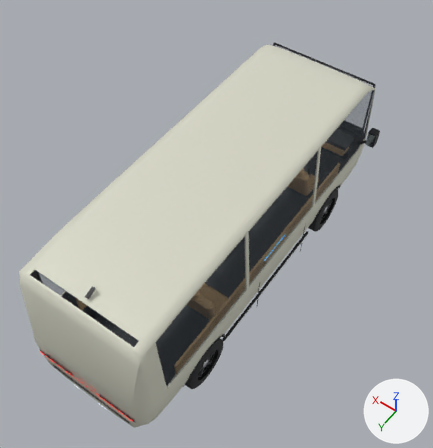
Two versions of the glTF model public/models/cars/training-midibus.glb, one commit apart.
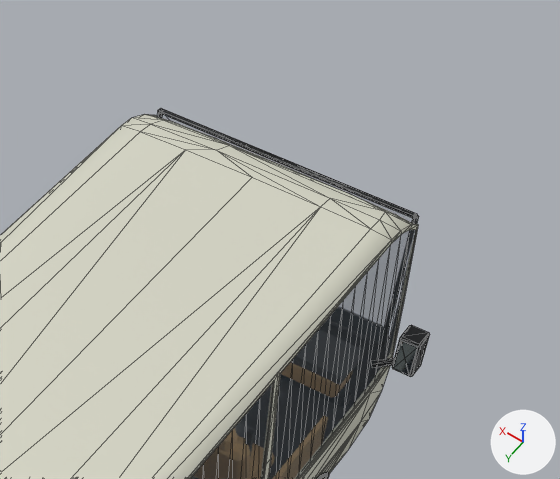
There are two pictures of each version: one whole from a 50 mm lens placed at (-3.44, 4.91, 8.82), pointed at (0.03, 0.05, 1.19), one close up on the part from 49% to 100% of the width and 0% to 42% of the height. The lights are fixed; the arrows at lower right show +X, +Y and +Z. The first two pictures are the older version. The close-ups show mesh edges as thin lines. Where no turn or scale is listed for an object, it has been applied to the vertices. Vertices at exactly the same position are counted once.

Script lines for the objects in view, before the commit:
```python
me_cube_090 = bpy.data.meshes.new('Cube.090')
me_cube_090.from_pydata(...)  # 408 vertices, 572 faces; spans x -0.17..2.49, y -0.55..5.87, z -1.32..1.13
me_cube_090.materials.append(mat_blacktrim)  # black #1d1f22
me_cube_092 = bpy.data.meshes.new('Cube.092')
me_cube_092.from_pydata(...)  # 16 vertices, 24 faces; spans x -0.06..2.58, y 0.0, z -0.13..0.13
me_cube_092.materials.append(mat_mirrorglass)  # grey #818b95
me_glassrearmesh = bpy.data.meshes.new('GlassRearMesh')
me_glassrearmesh.from_pydata(...)  # 164 vertices, 148 faces; spans x -1.08..1.08, y -3.02..2.95, z 1.27..2.55
me_glassrearmesh.materials.append(mat_glass)  # dark blue #42525f
ob_surface_carroot_blacktrim = bpy.data.objects.new('Surface_CarRoot_BlackTrim', me_cube_090)
ob_surface_carroot_blacktrim.location = (-1.16, -2.66, 1.536)
ob_surface_carroot_glass = bpy.data.objects.new('Surface_CarRoot_Glass', me_glassrearmesh)
ob_surface_carroot_glass.location = (0.0, 0.0, 0.0)
ob_surface_carroot_mirrorglass = bpy.data.objects.new('Surface_CarRoot_MirrorGlass', me_cube_092)
ob_surface_carroot_mirrorglass.location = (-1.26, -2.636, 1.645)
# also in view: 'Body' at (0.0, 0.0, 1.43)
```
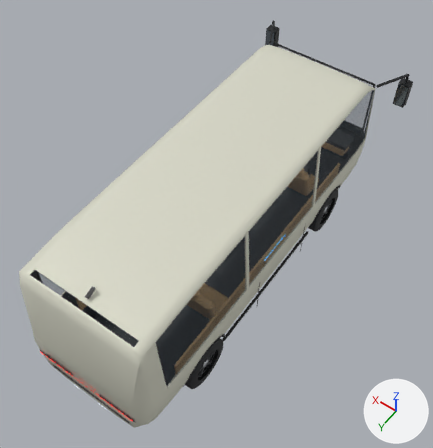
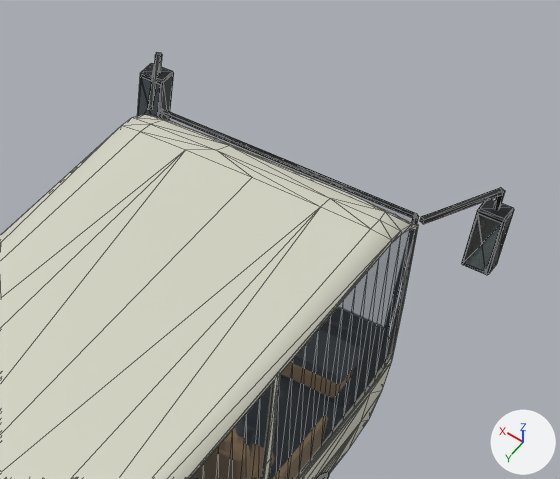
Where the newer file only moved an object's origin or applied its transform, the numbers keep the older frame.

Boxes [x1, y1, x2, y2] around the edits, measured in the close-ups (560 x 479 px; the box of a moved part takes in the faces that stretch with it):
'Surface_CarRoot_BlackTrim', reshaped: before [157, 108, 430, 377]; after [137, 52, 514, 275]
'Surface_CarRoot_MirrorGlass', reshaped, moved: before [393, 340, 418, 376]; after [138, 77, 502, 273]
part 1 of me_cube_090, added: after [462, 199, 514, 275]
part 2 of me_cube_090, added: after [137, 63, 174, 116]
part 3 of me_cube_090, moved or reshaped: before [372, 325, 430, 377]; after [420, 188, 505, 224]
part 4 of me_cube_090, built on: after [148, 52, 161, 110]
part 5 of me_cube_092, moved or reshaped: before [393, 340, 418, 376]; after [463, 214, 502, 273]
part 6 of me_cube_092, moved or reshaped (not visible before): after [138, 77, 161, 116]

The change in detail:
me_cube_090 is used by ob_surface_carroot_blacktrim; location (-1.16, -2.66, 1.536).
me_cube_090 had 408 vertices, 572 faces and spanned x -0.17..2.49, y -0.55..5.87, z -1.32..1.13.
me_cube_090 now has 424 vertices, 596 faces and spans x -0.26..2.58, y -0.96..5.87, z -1.32..1.13.
me_cube_090 part 1: the loose piece of 24 vertices spanning x -0.17..-0.02, y -0.14..0.02, z -0.04..0.26 is copied, and the copy is scaled about its middle by (1.37, 1, 1.63), then moved by (-0.06, -0.82, 0.44); it spans x -0.26..-0.06, y -0.96..-0.8, z 0.31..0.79.
me_cube_090 part 2: the loose piece of 24 vertices spanning x 2.34..2.49, y -0.14..0.02, z -0.04..0.26 is copied, and the copy is scaled about its middle by (1.37, 1, 1.63), then moved by (0.06, -0.82, 0.44); it spans x 2.38..2.58, y -0.96..-0.8, z 0.31..0.79.
me_cube_090 part 3: 9 vertices moved from x -0.16..0.11, y -0.14..0.08, z -0.05..0.05 to x -0.18..0.15, y -0.89..-0.3, z 0.67..0.95; 23 vertices removed from x -0.17..-0.02, y -0.14..0.02, z -0.04..0.26; 7 vertices added at x -0.18..-0.14, y -0.9..-0.86, z 0.67..0.93.
me_cube_090 part 4: 1 vertex moved from x 2.36, y -0.14, z -0.03 to x 2.46, y -0.89, z 0.92; 23 vertices removed from x 2.34..2.49, y -0.14..0.02, z -0.04..0.26; 7 vertices added at x 2.17..2.5, y -0.89..-0.3, z 0.92..0.95.
Other edits to the shape of me_cube_090 do not show in these pictures.
me_cube_092 is used by ob_surface_carroot_mirrorglass; location (-1.26, -2.636, 1.645).
me_cube_092 had 16 vertices, 24 faces and spanned x -0.06..2.58, y 0.0, z -0.13..0.13.
me_cube_092 now has 16 vertices, 24 faces and spans x -0.09..2.73, y 0.0, z -0.21..0.21.
me_cube_092 part 5: the loose piece of 8 vertices spanning x -0.06..0.06, y 0.0, z -0.13..0.13 is scaled about its middle by (1.42, 1, 1.62).
me_cube_092 part 6: the loose piece of 8 vertices spanning x 2.46..2.58, y 0.0, z -0.13..0.13 is scaled about its middle by (1.42, 1, 1.62), then moved by (0.12, 0.0, 0.0).
Object 'Surface_CarRoot_MirrorGlass' (ob_surface_carroot_mirrorglass) moves from (-1.26, -2.636, 1.645) to (-1.32, -3.456, 2.09).
